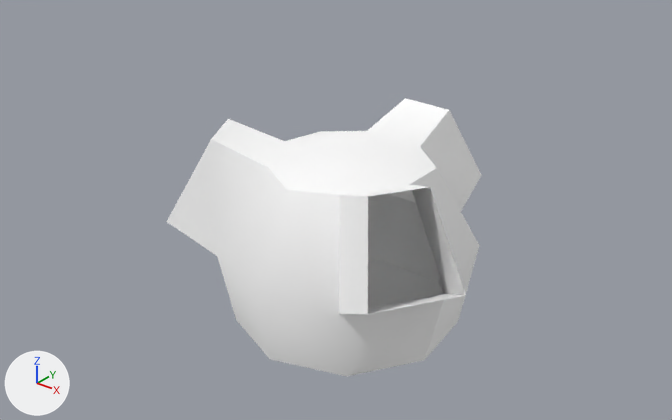
An edit to the OBJ model Assets/Art/Nova1492/GXConverted/Models/UnitParts/Accessories/datan_common_rune02_cdded6eb.obj, drawn before and after from the same camera.
Camera for both pictures: a 50 mm lens placed at (1.547, -1.991, 1.373), pointed at (-0.063, 0.023, 0.124). The axes (+X, +Y, +Z) are drawn at lower left. The lights are the same throughout. The first picture is the older version. Where no turn or scale is listed for an object, it has been applied to the vertices.

In view in the first picture: 'datan_common_rune02_cdded6eb'.
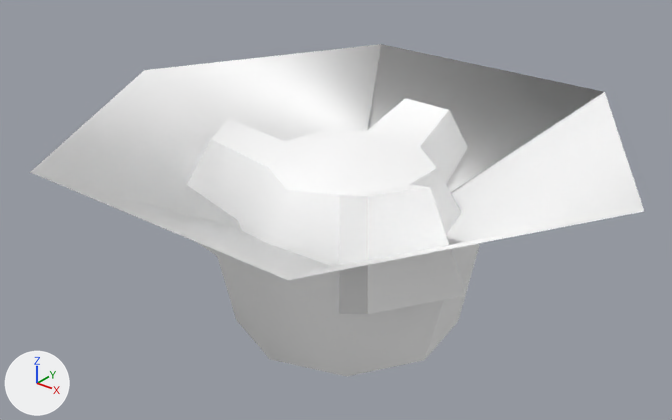
The change, as JSON lines over the scene's bpy script:
```json
{"op": "add", "block": "me_datan_common_rune02_cdded6eb_mesh05", "code": ["me_datan_common_rune02_cdded6eb_mesh05 = bpy.data.meshes.new('datan_common_rune02_cdded6eb_mesh05')", "me_datan_common_rune02_cdded6eb_mesh05.from_pydata([(0.44, 0.76, 0.42), (0.03, 0.0, 0.0), (0.88, 0.0, 0.42), (0.02, 0.03, 0.0), (-0.44, 0.76, 0.42), (-0.02, 0.03, 0.0), (-0.88, 0.0, 0.42), (-0.03, 0.0, 0.0), (-0.44, -0.76, 0.42), (-0.02, -0.03, 0.0), (0.44, -0.76, 0.42), (0.02, -0.03, 0.0)], [], [(0, 1, 2), (3, 1, 0), (6, 5, 4), (7, 5, 6), (8, 7, 6), (9, 7, 8), (10, 9, 8), (11, 9, 10), (2, 11, 10), (1, 11, 2), (3, 4, 0), (3, 5, 4)])", "me_datan_common_rune02_cdded6eb_mesh05.materials.append(mat_datan_common_rune02_cdded6eb)  # its picture is missing"]}
{"op": "add", "block": "me_datan_common_rune02_cdded6eb_mesh01", "code": ["me_datan_common_rune02_cdded6eb_mesh01 = bpy.data.meshes.new('datan_common_rune02_cdded6eb_mesh01')", "me_datan_common_rune02_cdded6eb_mesh01.from_pydata([(-0.382, -0.104, 0.385), (-0.528, -0.124, 0.13), (-0.4, -0.364, 0.13), (-0.302, -0.255, 0.385), (0.282, -0.28, 0.381), (0.373, -0.396, 0.126), (0.516, -0.166, 0.126), (0.373, -0.135, 0.381), (0.101, 0.383, 0.385), (0.156, 0.519, 0.13), (-0.115, 0.529, 0.13), (-0.07, 0.389, 0.385)], [], [(0, 1, 2), (0, 2, 3), (4, 5, 6), (4, 6, 7), (8, 9, 10), (8, 10, 11)])", "me_datan_common_rune02_cdded6eb_mesh01.materials.append(mat_datan_common_rune02_cdded6eb)  # its picture is missing"]}
{"op": "add", "block": "ob_datan_common_rune02_cdded6eb_mesh05", "code": ["ob_datan_common_rune02_cdded6eb_mesh05 = bpy.data.objects.new('datan_common_rune02_cdded6eb_mesh05', me_datan_common_rune02_cdded6eb_mesh05)", "ob_datan_common_rune02_cdded6eb_mesh05.location = (0.0, 0.0, 0.0)"]}
{"op": "add", "block": "ob_datan_common_rune02_cdded6eb_mesh01", "code": ["ob_datan_common_rune02_cdded6eb_mesh01 = bpy.data.objects.new('datan_common_rune02_cdded6eb_mesh01', me_datan_common_rune02_cdded6eb_mesh01)", "ob_datan_common_rune02_cdded6eb_mesh01.location = (0.0, 0.0, 0.0)"]}
```

What differs and where, as boxes [x1, y1, x2, y2] in the pictures (672 x 420 px):
```json
{"object": "datan_common_rune02_cdded6eb_mesh05", "change": "added", "after": [30, 44, 644, 280]}
{"object": "datan_common_rune02_cdded6eb_mesh01", "change": "added", "after": [368, 187, 466, 314]}
```
